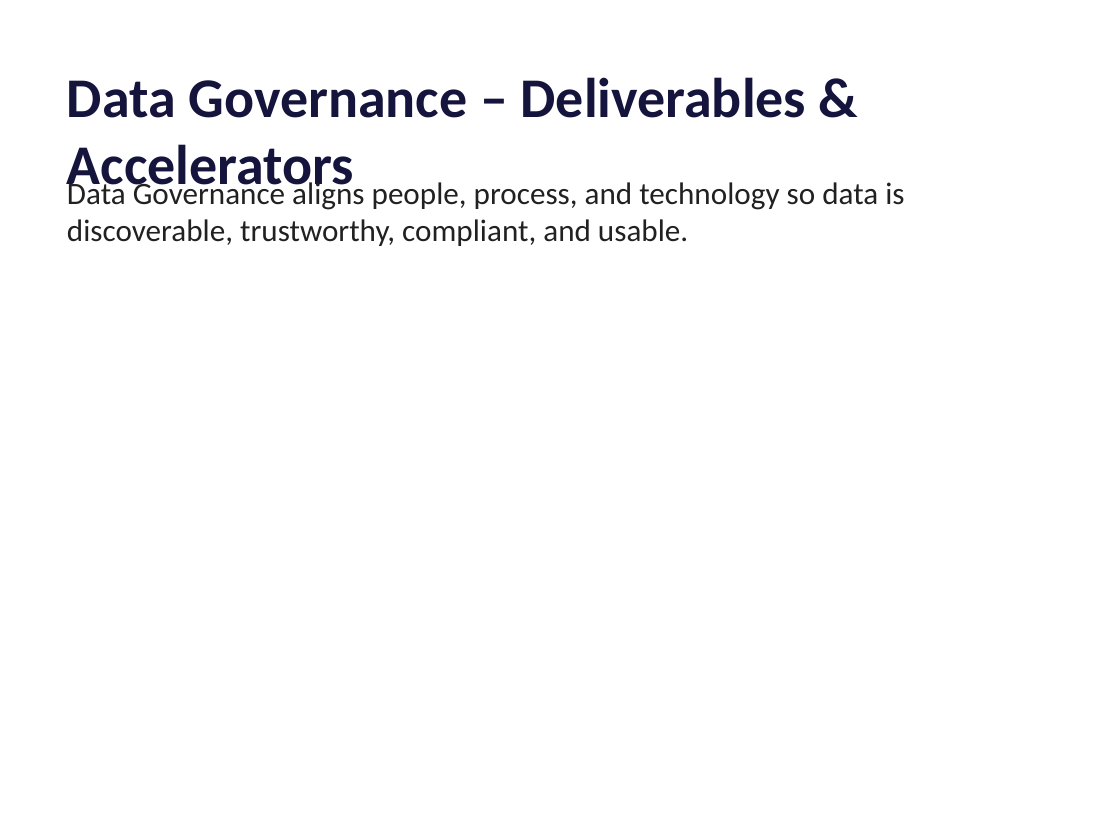
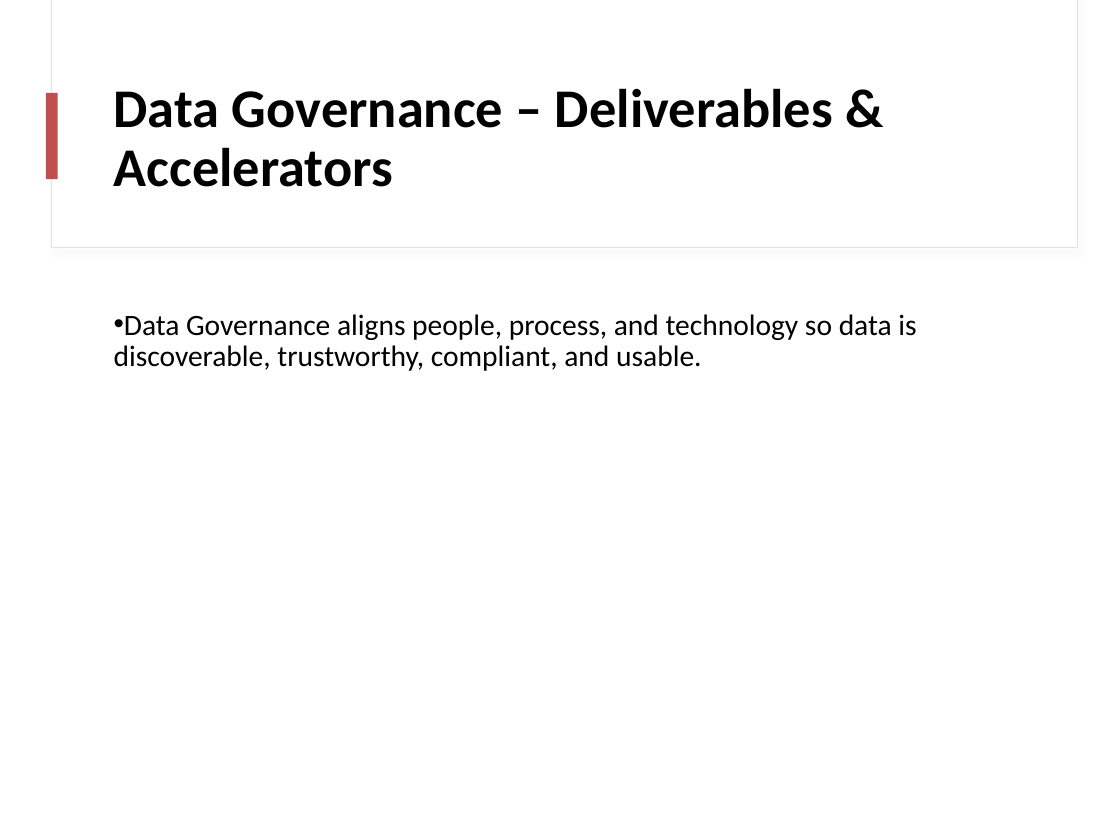
Before and after one commit to mokhayesh/aldin-accelerators, a slide deck: slide 1 of docs/_assets/data-governance-deck.pptx. Drawn at 1120x840 pixels with LibreOffice and Linux fonts; fonts in the diff are those of the drawing. Boxes give left, top, right and bottom in pixels: in the first picture for what was removed or moved away, otherwise in the second. Text is boxed around its words. In the diff, an @@ line names an element or a change of style, - is before the commit and + after.

```diff
--- a/docs/_assets/data-governance-deck.pptx
+++ b/docs/_assets/data-governance-deck.pptx
@@ rectangle added at (52,0,1077,248), fill #FFFFFF, outline #E1E1E1 0.75 pt @@
@@ rectangle added at (53,0,1077,246), fill #FFFFFF @@
@@ title "Data Governance – Deliverables & ...": place and size @@
-title "Data Governance – Deliverables & ..." at (67,77,807,197)
+title "Data Governance – Deliverables & ..." at (114,88,833,187)
@@ title "Data Governance – Deliverables & ..." at (114,88,833,187): size 36 to 35 pt, text colour #14143C to #000000; line spacing 1 to 0.9; vertical alignment top to middle @@
@@ rectangle added at (46,93,57,179), fill #C0504D @@
@@ text "Data Governance aligns people, process, ...": place and size @@
-text "Data Governance aligns people, process, ..." at (67,178,904,246)
+text "Data Governance aligns people, process, ..." at (114,314,916,371)
@@ text "Data Governance aligns people, process, ..." at (114,314,916,371): size 20 to 19 pt, text colour #212121 to #000000; bullet none to •; line spacing 1 to 0.9; more space between paragraphs @@
```
Also in this commit, not shown: 10 other slides changed, 1 other file.
